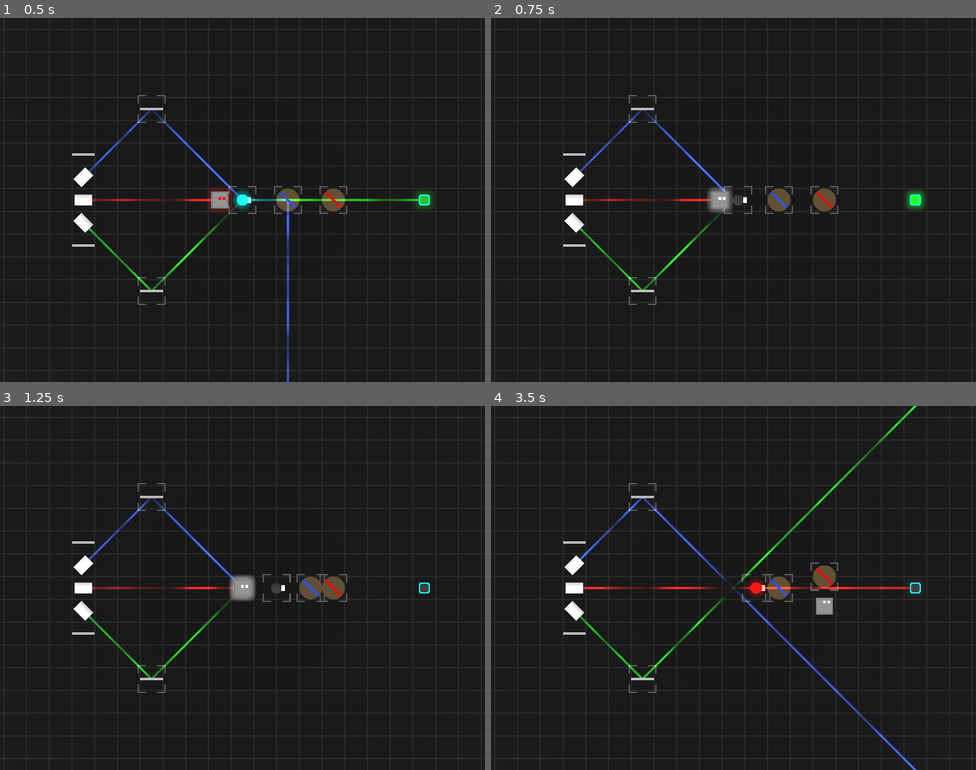
Above: before the commit, frames 1-4 (two rows, left to right).
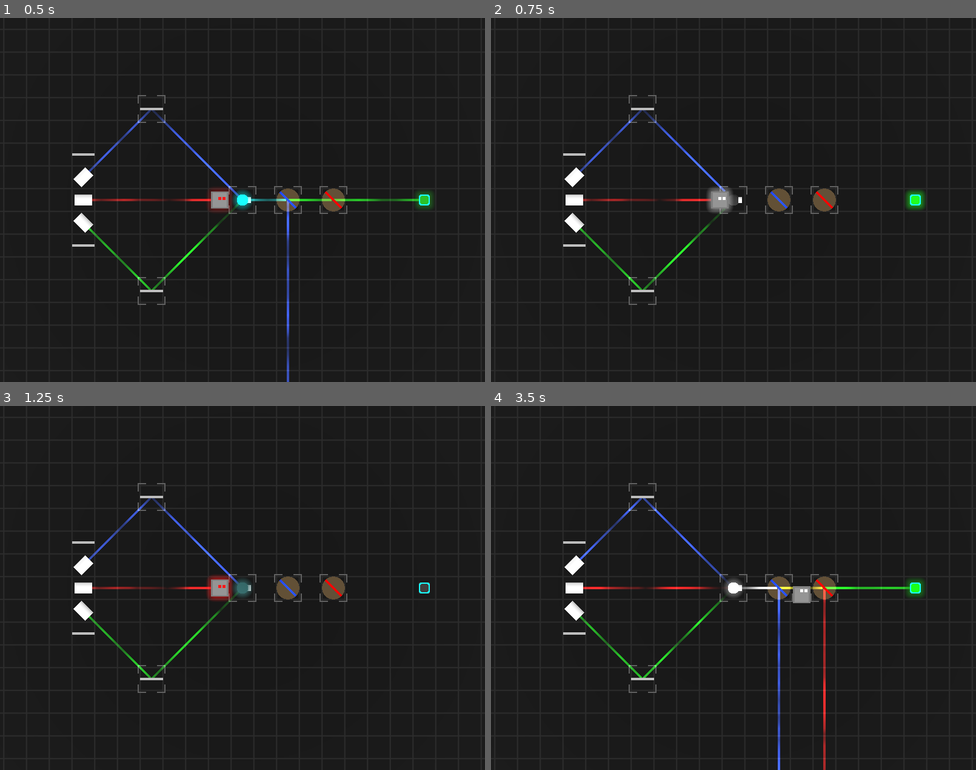
Above: after the commit, the same moments.

Repository: RiverApril/EnergyJam
Game: Godot game, scene res://levels/Level_6.tscn
The game is run twice, just before and just after one commit, with the same random seed, the same clock (stepped at 60 frames per second) and the same inputs. This scene is started directly instead of the project's main scene.
Inputs (mouse positions are in pixels of both pictures, inside the frame that each line leads up to):
- Up to frame 1 (0.5 s): no input
- Up to frame 2 (0.75 s): tap Enter at 0.5 s; move the mouse to (840, 181) at 0.52 s; hold D (Right) from 0.53 s (still down); tap Z (Undo) at 0.6 s
- Up to frame 3 (1.25 s): keep holding D (Right)
- Up to frame 4 (3.5 s): move the mouse to (636, 606) at 1.27 s; release D (Right) at 1.28 s; hold S (Down) 1.28-2.03 s; tap Z (Undo) at 1.35, 2.1, 2.85 s; move the mouse to (782, 507) at 2.02 s; hold D (Right) 2.03-2.78 s; move the mouse to (709, 660) at 2.77 s; hold W (Up) from 2.78 s (still down)

Frame 1 is identical in both runs. In frame 2, 0.1% of the frame differs, in the area x 47-54%, y 46-54%; in frame 3, 1.3%; in frame 4, 2.4%, in the area x 47-90%, y 0-100%.

Commit message:
final updates

Diff:
--- a/datas/all_levels.tres
+++ b/datas/all_levels.tres
@@ -4,6 +4,5 @@
 
 [resource]
 script = ExtResource("1_mg7gl")
-main_menu = "res://levels/menu"
 levels_folder = "res://levels/"
-levels = PackedStringArray("Level_1", "Level_2", "Level_3", "Level_4", "Level_5", "Level_6", "Level_7", "Level_8", "Level_9", "Level_10")
+levels = PackedStringArray("Level_1", "Level_2", "Level_3", "Level_4", "Level_5", "Level_6", "Level_7", "Level_8", "Level_9")
--- a/levels/Level_6.tscn
+++ b/levels/Level_6.tscn
@@ -18,6 +18,8 @@
 
 [node name="Combiner" parent="World" instance=ExtResource("4_b4w3p")]
 transform = Transform3D(-4.37114e-08, 0, -1, 0, 1, 0, 1, 0, -4.37114e-08, 0, 0, 0)
+can_move_h = false
+can_move_v = false
 
 [node name="Corner Border3" parent="World/Combiner" instance=ExtResource("7_8mb4p")]
 transform = Transform3D(-4.37114e-08, 0, 1, 0, 1, 0, -1, 0, -4.37114e-08, 0, -0.875, 0)
--- a/objects/player.tscn
+++ b/objects/player.tscn
@@ -49,4 +49,5 @@
 script = ExtResource("6_8uo4u")
 base_mesh_instance = NodePath("../MeshInstance3D")
 glow_mesh_instance = NodePath("../GlowMesh")
+ignore_as_objective = true
 charge_time = 0.1
--- a/project.godot
+++ b/project.godot
@@ -13,7 +13,6 @@
 config/name="Energy Beams"
 config/version="1.0"
 run/main_scene="res://levels/Level_1.tscn"
-
 config/features=PackedStringArray("4.3", "GL Compatibility")
 config/icon="res://icon.png"
 
--- a/scripts/glow.gd
+++ b/scripts/glow.gd
@@ -10,6 +10,7 @@
 var current_RGB: int = 0
 var objective_RGB: int = 0
 var has_objective: bool = false
+@export var ignore_as_objective = false
 
 const TURN_OFF_TIME = 0.01
 var timer = 0.0
@@ -49,6 +50,9 @@
 		cuttable = parent.get_node("Cuttable")
 		has_objective = false
 
+	if ignore_as_objective:
+		has_objective = false
+
 func _process(delta: float):
 	if timer > 0.0:
 		timer -= delta
@@ -59,6 +63,8 @@
 		base_mesh_instance.visible = true
 		update_emitter_child()
 
+	# print(get_parent().name)
+	# print("current_RGB ", current_RGB)
 	if current_RGB > 0:
 		if charged_progress < 1.0:
 			charged_progress += delta / charge_time
@@ -88,6 +94,7 @@
 	glow_mesh_instance.visible = true
 	base_mesh_instance.visible = false
 
+	# print("charged_progress: ", charged_progress)
 	if is_objective_met():
 		EventBus.check_win_signal.emit()
 
@@ -98,4 +105,8 @@
 		emitter_child.needs_update = true
 
 func is_objective_met():
-	return current_RGB == objective_RGB and charged_progress == 1.0
+	# print(get_parent().name)
+	# print(current_RGB)
+	# print(objective_RGB)
+	# print(charged_progress)
+	return current_RGB == objective_RGB and charged_progress >= 1.0
Not shown: 1 places in levels/Level_5.tscn that only renumber resources
Not shown: 1 places in levels/Level_9.tscn that only renumber resources
